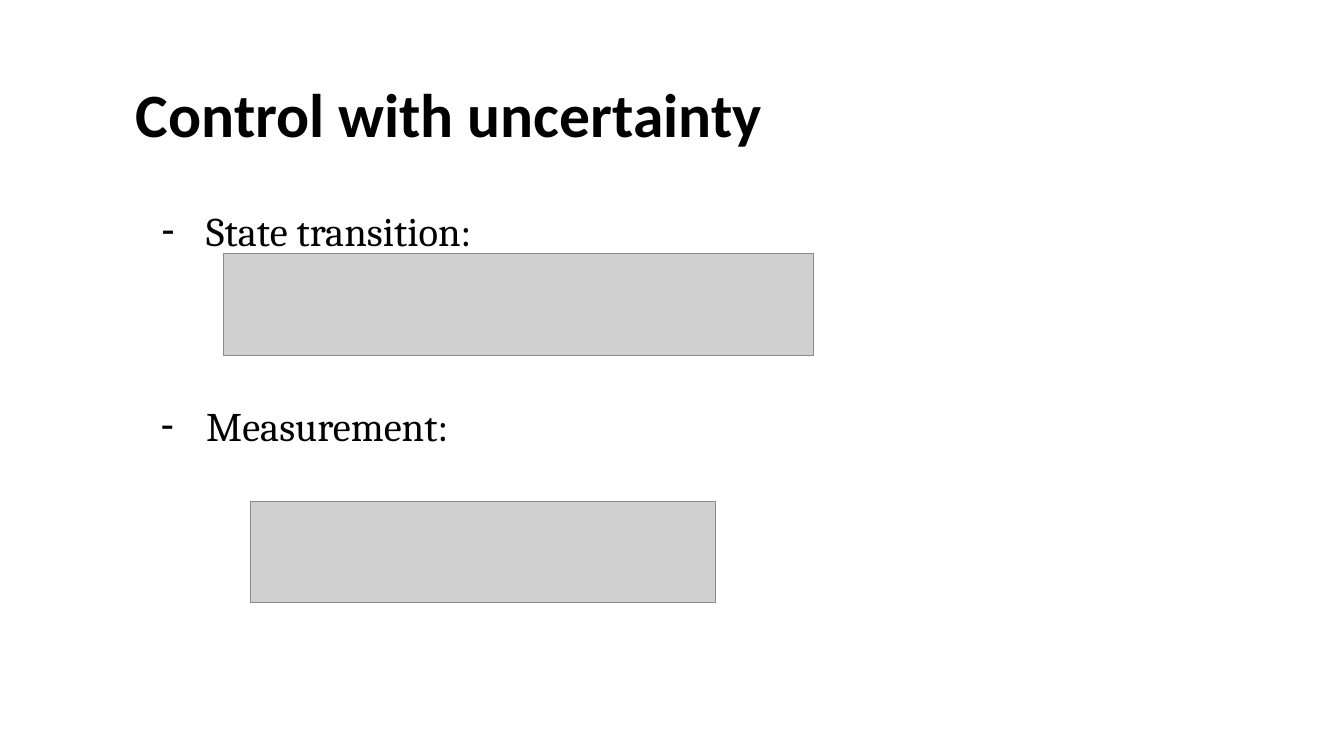
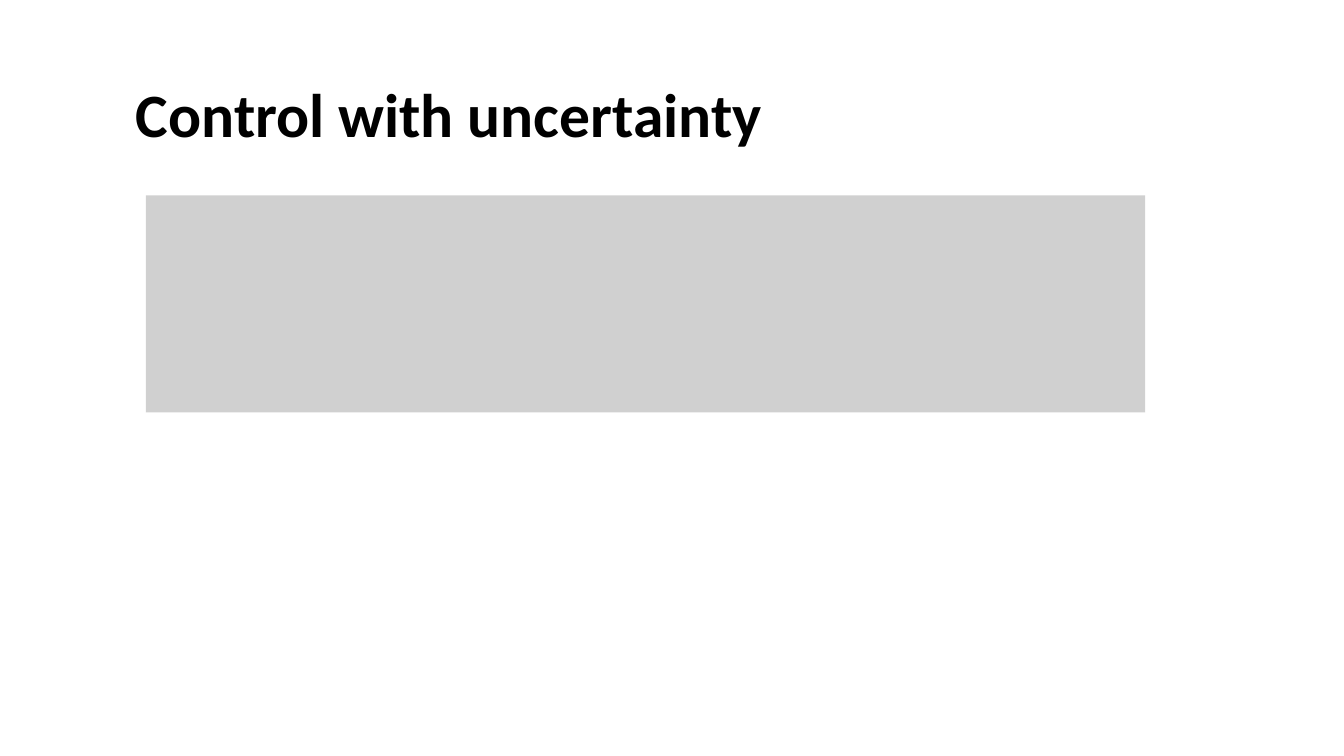
Before and after one commit to UOMDSS/workshops-2022-2023, a slide deck: slide 12 of semester-1/Week-4-Kalman-Filtering-Inverted-Pendulum/state space models and filtering.pptx. Drawn at 1344x756 pixels with LibreOffice and Linux fonts; fonts in the diff are those of the drawing; grey boxes stand for pictures; background and template pictures are left out. Boxes give left, top, right and bottom in pixels: in the first picture for what was removed or moved away, otherwise in the second. Text is boxed around its words. In the diff, an @@ line names an element or a change of style, - is before the commit and + after.

```diff
--- a/semester-1/Week-4-Kalman-Filtering-Inverted-Pendulum/state space models and filtering.pptx
+++ b/semester-1/Week-4-Kalman-Filtering-Inverted-Pendulum/state space models and filtering.pptx
@@ picture added at [146,196,1146,412] @@
@@ text removed at [206,218,472,442] @@
-– State transition:
-– Measurement:
@@ picture removed at [224,254,814,356] @@
@@ picture removed at [251,501,716,603] @@
```
Also in this commit, not shown: 8 other slides changed, 1 slide added, 3 slides removed, 1 other file.
